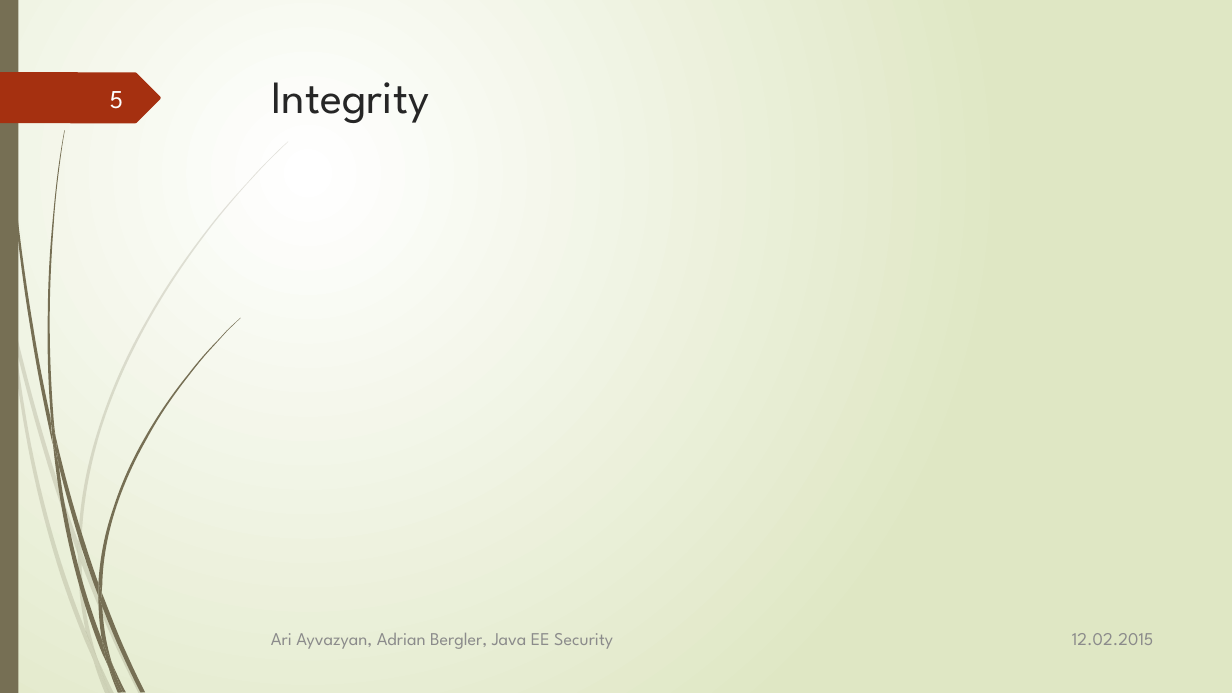
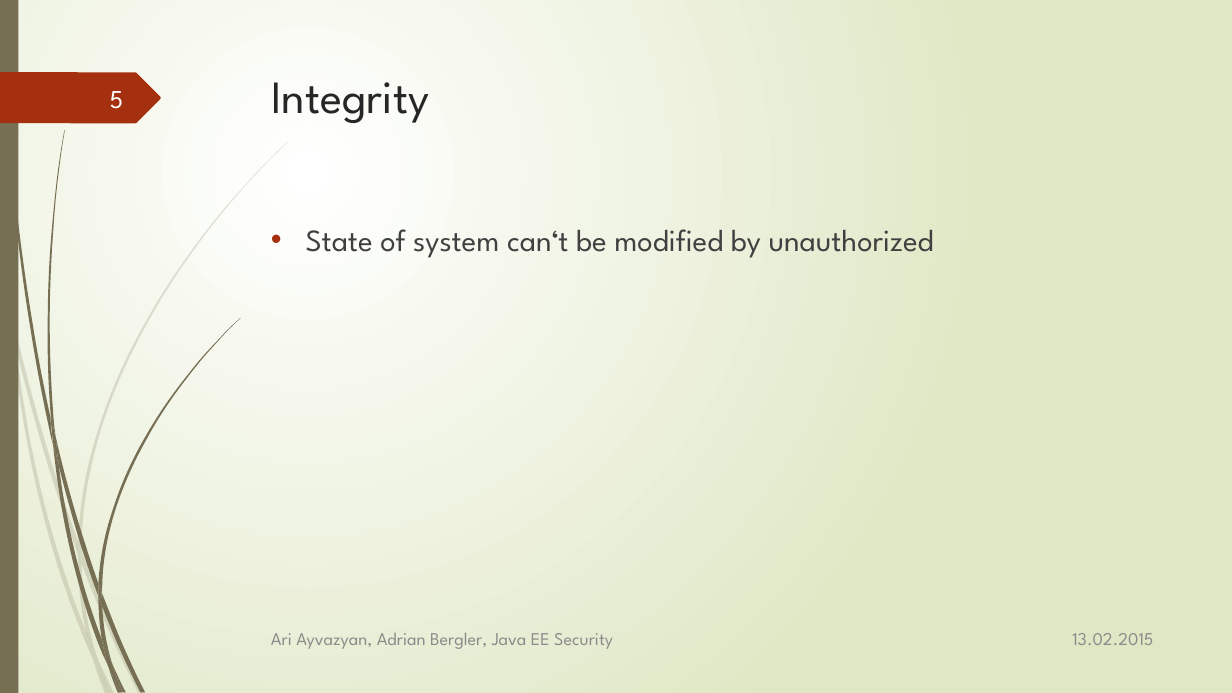
Before and after one commit to aayvazyan-tgm/JavaEESecurityExample, a slide deck: slide 5 of doc/Java EE - Security.pptx. Drawn at 1232x693 pixels with LibreOffice and Linux fonts; fonts in the diff are those of the drawing. Boxes give left, top, right and bottom in pixels: in the first picture for what was removed or moved away, otherwise in the second. Text is boxed around its words. In the diff, an @@ line names an element or a change of style, - is before the commit and + after.

```diff
--- a/doc/Java EE - Security.pptx
+++ b/doc/Java EE - Security.pptx
@@ text added at box(306, 229, 934, 258), 24 pt, text #404040 @@
+• State of system can‘t be modified by unauthorized
@@ text at box(1072, 633, 1153, 645): text changed @@
-12.02.2015
+13.02.2015
```
Also in this commit, not shown: 25 other slides changed, 1 other file.
